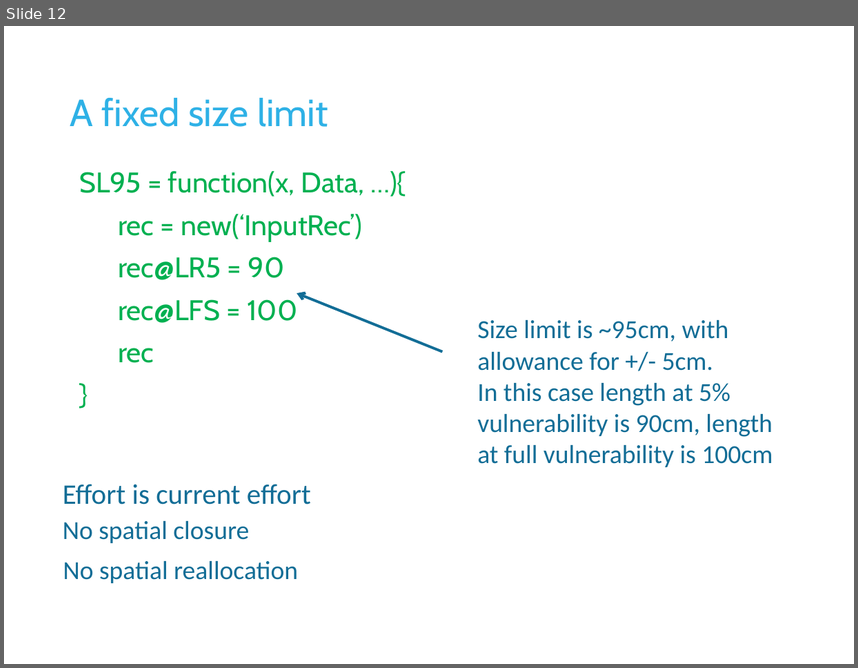
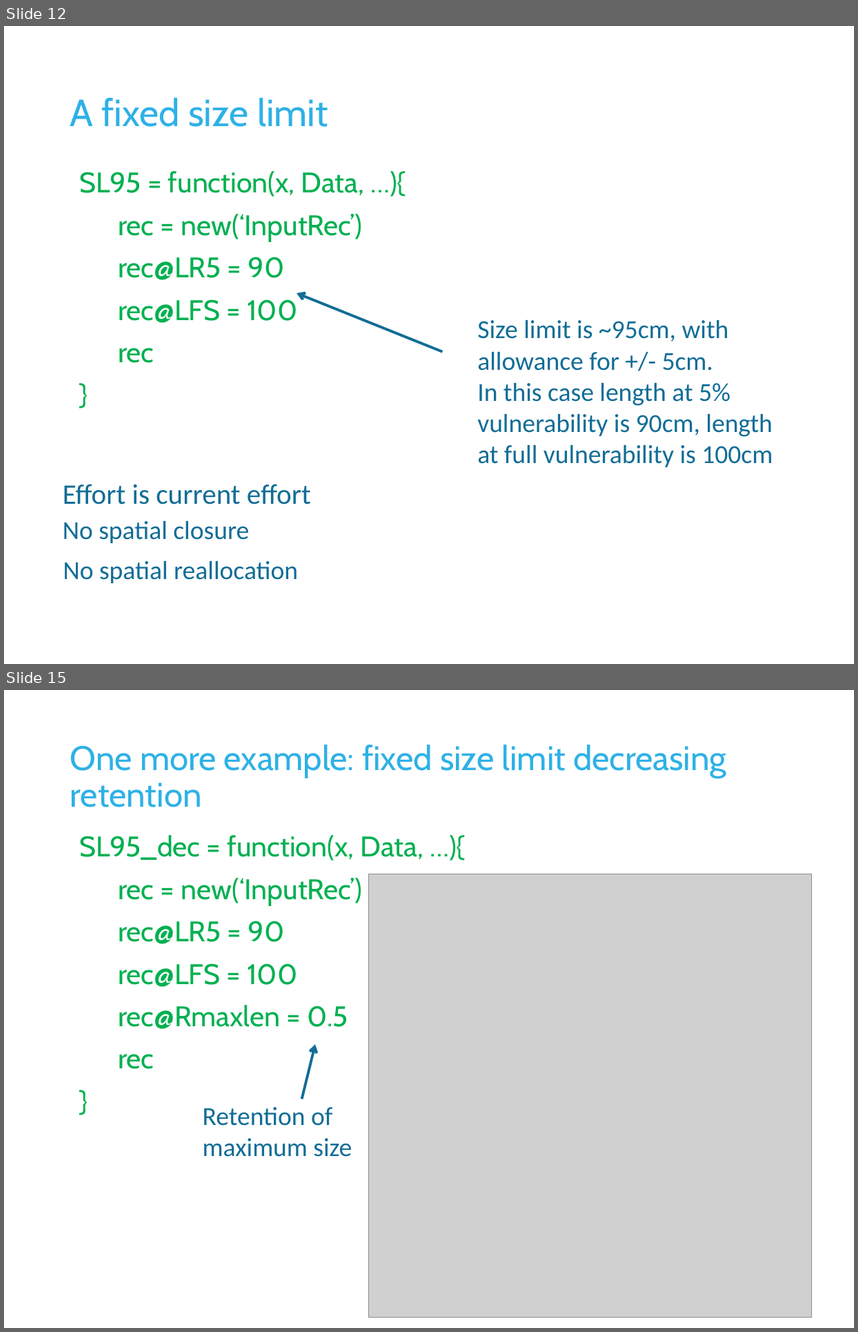
Before and after one commit to DLMtool/DLMDev, a slide deck: Disused code/Misc/DLM_DFO/Lectures/4 Making recommendations/L4c Custom input control MPs.pptx. Shown one above the other, each under a label of ours: slide 12 before the commit, slides 12 and 15 after it; the slides between them are not shown. The pictures are 858x668 and 858x1332 pixels, drawn with LibreOffice and Linux fonts; fonts in the diff are those of the drawing; grey boxes stand for pictures; background and template pictures are left out. Boxes give left, top, right and bottom in pixels: in the first picture for what was removed or moved away, otherwise in the second. Text is boxed around its words. In the diff, an @@ line names an element or a change of style, - is before the commit and + after.

```diff
--- a/Disused code/Misc/DLM_DFO/Lectures/4 Making recommendations/L4c Custom input control MPs.pptx
+++ b/Disused code/Misc/DLM_DFO/Lectures/4 Making recommendations/L4c Custom input control MPs.pptx
@@ slide 15 added at [4, 690, 854, 1328], background #FFFFFF @@
@@ title added at [70, 745, 726, 807], 28.8 pt, text #2EB1E6 @@
+One more example: fixed size limit decreasing retention
@@ text added at [80, 835, 424, 1029], 24 pt, text #00B050 @@
+SL95_dec = function(x, Data, …){
+rec = new(‘InputRec’)
+rec@LR5 = 90
+rec@LFS = 100
+rec@Rmaxlen = 0.5
+rec
+}
@@ picture added at [369, 874, 811, 1317] @@
@@ arrow added from (301, 1099) to (315, 1045), #126D96 2.25 pt @@
@@ text added at [203, 1107, 352, 1156], 22 pt, text #126D96 @@
+Retention of maximum size
```
Also in this commit, not shown: 2 slides changed, 3 other slides added, 20 other files.
